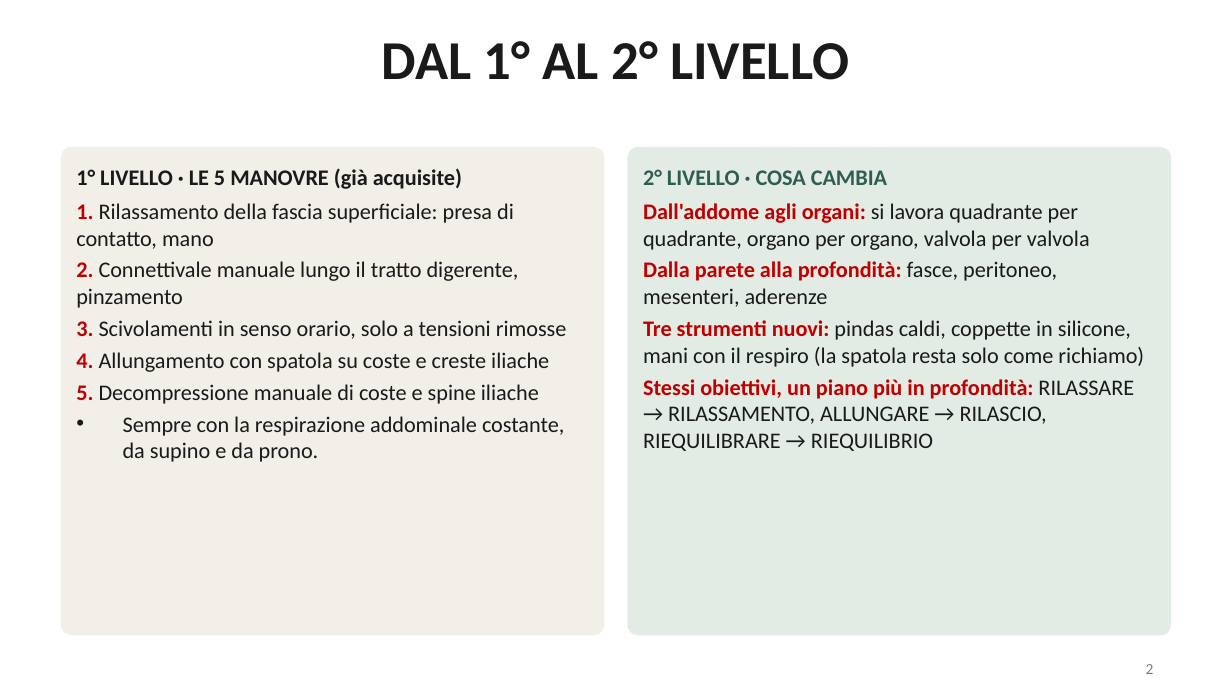
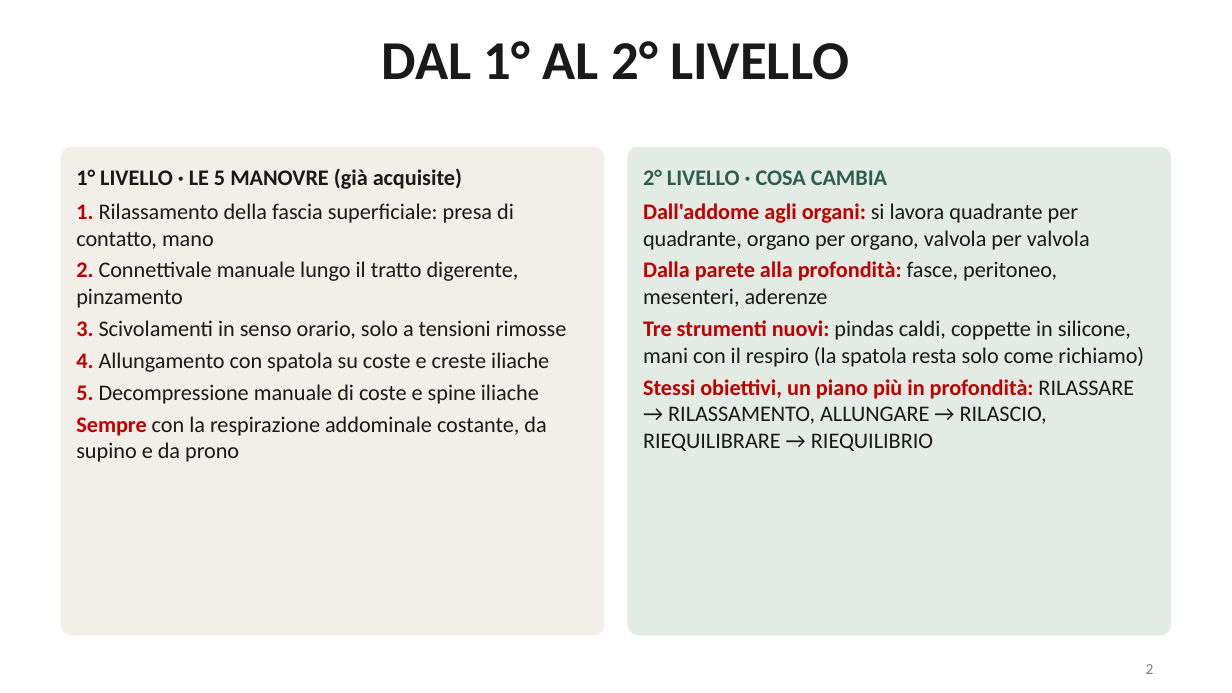
Before and after one commit to davidemcb/kinesiologia-studio, a slide deck: slide 2 of formazione/dispense/viscerale-2-livello.pptx. Drawn at 1232x693 pixels with LibreOffice and Linux fonts; fonts in the diff are those of the drawing. Boxes give left, top, right and bottom in pixels: in the first picture for what was removed or moved away, otherwise in the second. Text is boxed around its words. In the diff, an @@ line names an element or a change of style, - is before the commit and + after.

```diff
--- a/formazione/dispense/viscerale-2-livello.pptx
+++ b/formazione/dispense/viscerale-2-livello.pptx
@@ text at box(76, 416, 546, 462): text changed @@
-• Sempre con la respirazione addominale costante, da supino e da prono.
+• Sempre con la respirazione addominale costante, da supino e da prono
```
Also in this commit, not shown: 3 other slides changed, 7 slides added, 1 other file.
